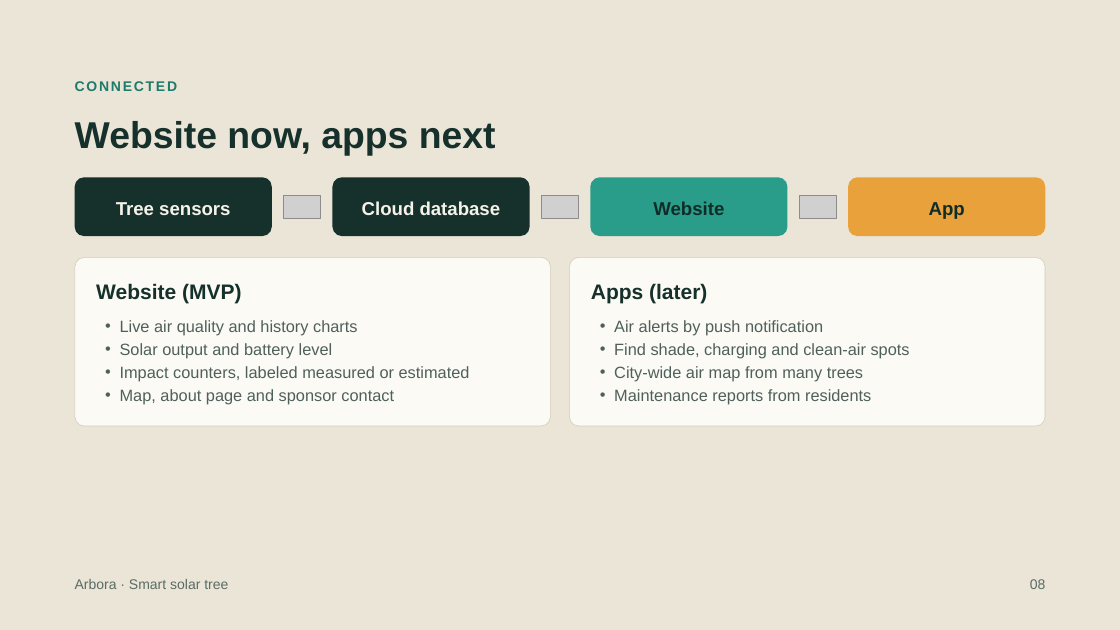
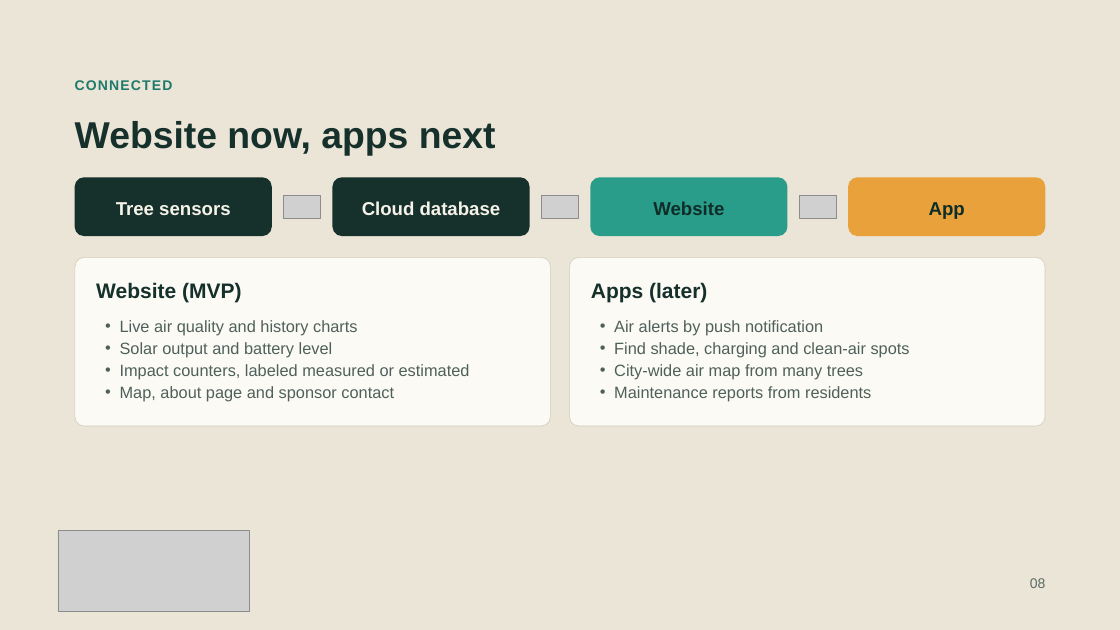
Before and after one commit to alikuba/Arbora, a slide deck: slide 8 of Arbora Smart Solar Tree.pptx. Drawn at 1120x630 pixels with LibreOffice and Linux fonts; fonts in the diff are those of the drawing; grey boxes stand for pictures. Boxes give left, top, right and bottom in pixels: in the first picture for what was removed or moved away, otherwise in the second. Text is boxed around its words. In the diff, an @@ line names an element or a change of style, - is before the commit and + after.

```diff
--- a/Arbora Smart Solar Tree.pptx
+++ b/Arbora Smart Solar Tree.pptx
@@ text "CONNECTED" at box(75, 80, 173, 90): letter spacing 1.5 to 1 pt; line spacing 16.8pt to 16pt @@
@@ text "Live air quality and history ..." at box(120, 320, 470, 402): line spacing 19.6pt to 19pt @@
@@ text "Air alerts by push notification" at box(614, 320, 910, 402): line spacing 19.6pt to 19pt @@
@@ picture added at box(58, 531, 250, 612) @@
@@ text removed at box(75, 579, 228, 589) @@
-Arbora · Smart solar tree
```
Also in this commit, not shown: 8 other slides changed, 1 slide added, 3 slides removed.
